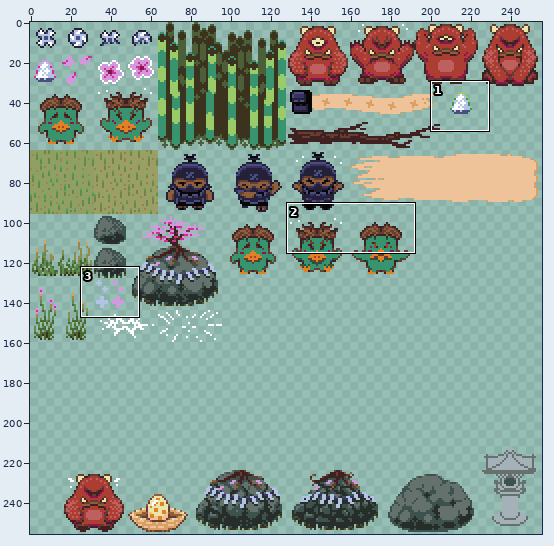
Sprite sheet, stored at assets/tiles.png. The first picture is a wide view before the edit; the outline marks the close-up.
Close-up. Old version:
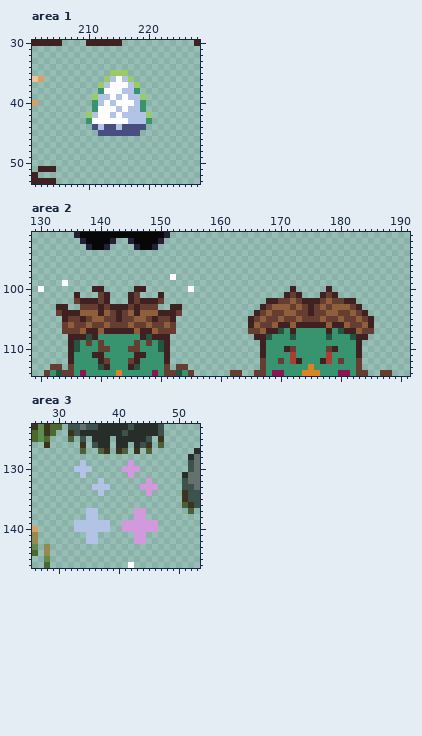
The file is 256x256 pixels. Shown: area 1: x 201..228, y 30..53; area 2: x 129..191, y 91..114; area 3: x 26..53, y 123..146.
The result:
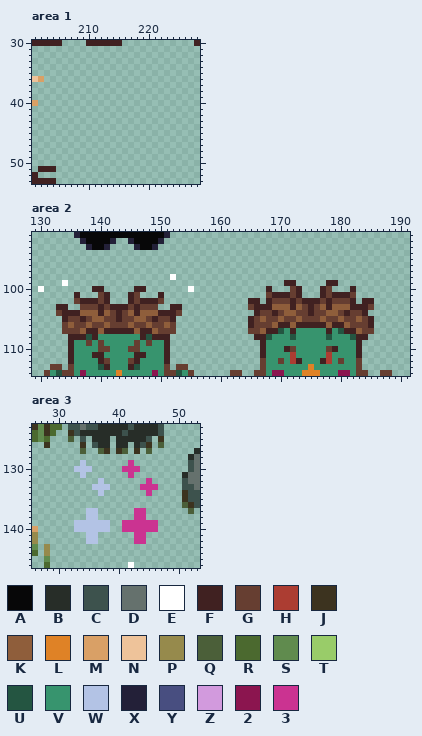
Palette (. is transparent): A #070708  B #272d28  C #3d524d  D #65716d  E #ffffff  F #402121  G #663e31  H #ac3d32  J #3c331f  K #8f5e3b  L #df8226  M #d9a066  N #eec39a  P #968a4c  Q #4b5f39  R #4b692f  S #608b4e  T #99cc69  U #245541  V #37946e  W #b3c3e5  X #232038  Y #484e80  Z #d29add  2 #8b154f  3 #cb3391
From old to new:
Area 1:
y 35: x 214..216 TTT -> ...
y 36: x 213..217 TWEWT -> .....
y 37: x 212..218 TWEEEWT -> .......
y 38: x 212..218 VEEEWWV -> .......
y 39: x 211..219 TWWEWEWWT -> .........
y 40: x 211..219 VWEWEEEWV -> .........
y 41: x 211..219 VEEEWEWWV -> .........
y 42: x 210..220 TWEEWEWWWWT -> ...........
y 43: x 210..220 VEEEEEEWWWV -> ...........
y 44: x 211..219 YWYYWYYYY -> .........
y 45: x 212..218 YYYYYYY -> .......
Area 2:
y 99: x 171..172 .. -> FF; x 178..179 .. -> FF
y 100: x 168 . -> F; x 172..173 F. -> GF; x 177..178 .F -> FG; x 182 . -> F
y 101: x 168..170 ... -> GFF; x 180..182 ... -> FFG
y 102: x 165..166 .. -> FF; x 169 F -> G; x 172 K -> F; x 178 K -> F; x 181 F -> G; x 184..185 .. -> FF
y 103: x 165..166 .. -> GF; x 168 G -> F; x 172 G -> F; x 178 G -> F; x 182 G -> F; x 184..185 .. -> FG
y 104: x 168..169 KG -> GF; x 181..182 GK -> FG
y 106: x 166 K -> G; x 184 K -> G
y 109..110: x 136 U -> V; x 150 U -> V
Area 3:
y 129: x 42 Z -> 3
y 130: x 41..43 ZZZ -> 333
y 131: x 42 Z -> 3
y 132: x 45 Z -> 3
y 133: x 44..46 ZZZ -> 333
y 134: x 45 Z -> 3
y 137..138: x 43..44 ZZ -> 33
y 139..140: x 41..46 ZZZZZZ -> 333333
y 141..142: x 43..44 ZZ -> 33
Pixel boxes of the changes (left, top, right, bottom) in both close-ups:
erased: (86, 70, 152, 136)
changed: (248, 280, 302, 328)
changed: (320, 280, 374, 328)
changed: (74, 340, 80, 352)
changed: (158, 340, 164, 352)
changed: (122, 460, 158, 544)
